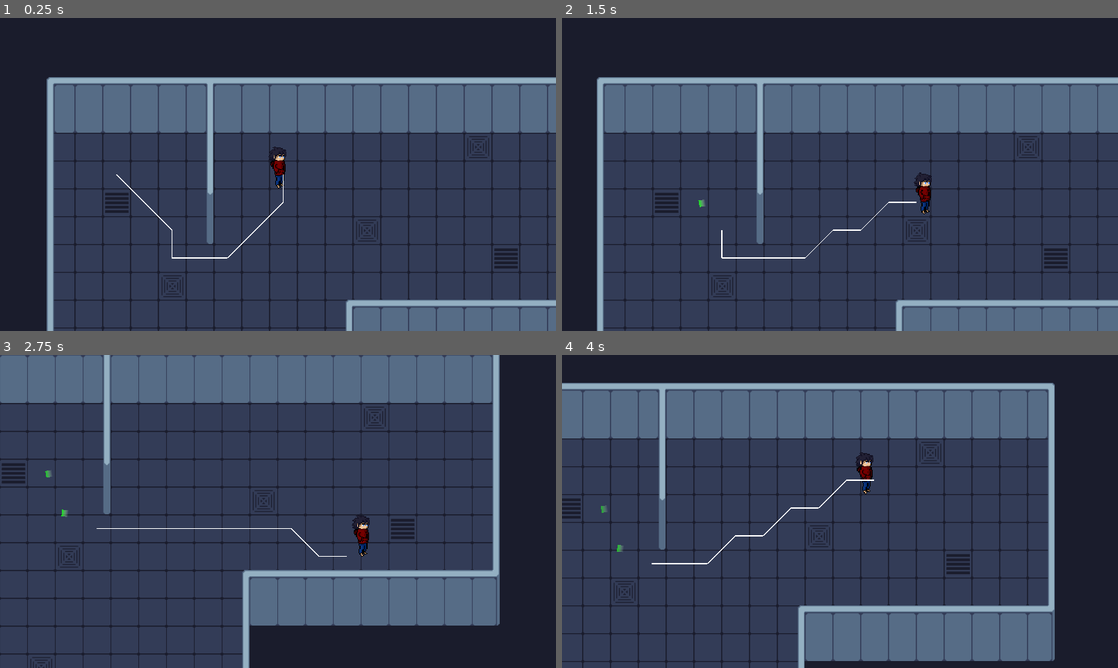
Above: before the commit, frames 1-4 (two rows, left to right).
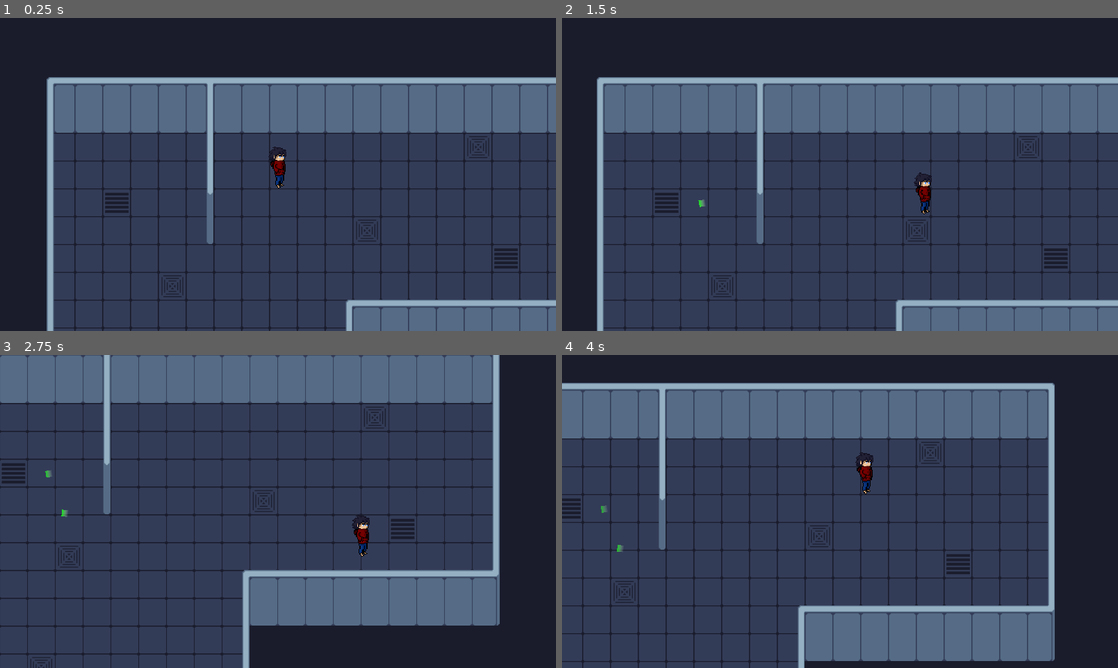
Above: after the commit, the same moments.

Repository: DarrylBD99/Game-Off-2023
Game: Godot game, scene res://Scenes/Levels/LevelTest.tscn
Same seed, same stepped clock (60 frames per second), same inputs: the game is played once before the commit and once after it.
Inputs (mouse positions are in pixels of both pictures, inside the frame that each line leads up to):
- Up to frame 1 (0.25 s): no input
- Up to frame 2 (1.5 s): move the mouse to (962, 158) at 0.52 s; hold D (player_right) 0.53-1.28 s; hold Q (player_ability) 0.53-1.28 s; move the mouse to (728, 190) at 1.27 s; hold S (player_down) from 1.28 s (still down); click (728, 190) at 1.35 s
- Up to frame 3 (2.75 s): move the mouse to (333, 442) at 2.02 s; release S (player_down) at 2.03 s; hold D (player_right) from 2.03 s (still down); hold Q (player_ability) from 2.03 s (still down)
- Up to frame 4 (4 s): move the mouse to (812, 574) at 2.77 s; release D (player_right) at 2.78 s; release Q (player_ability) at 2.78 s; hold W (player_up) 2.78-3.53 s; click (812, 574) at 2.85 s; move the mouse to (1006, 558) at 3.52 s; hold A (player_left) from 3.53 s (still down); hold Q (player_ability) from 3.53 s (still down)

The runs differ from the first frame. In frame 1, 0.2% of the frame differs, in the area x 20-51%, y 50-77%; in frame 2, 0.2%; in frame 3, 0.1%; in frame 4, 0.2%, in the area x 16-57%, y 39-67%.

Commit message:
Update NPC.gd

Diff:
--- a/Scripts/Entity/NPC/NPC.gd
+++ b/Scripts/Entity/NPC/NPC.gd
@@ -2,7 +2,7 @@
 class_name NPC
 
 @export var aggro_range : float = 300
-@export var debug_path = true
+@export var debug_path = false
 #@export var navigation_agent : NavigationAgent2D
 
 var target: Entity
